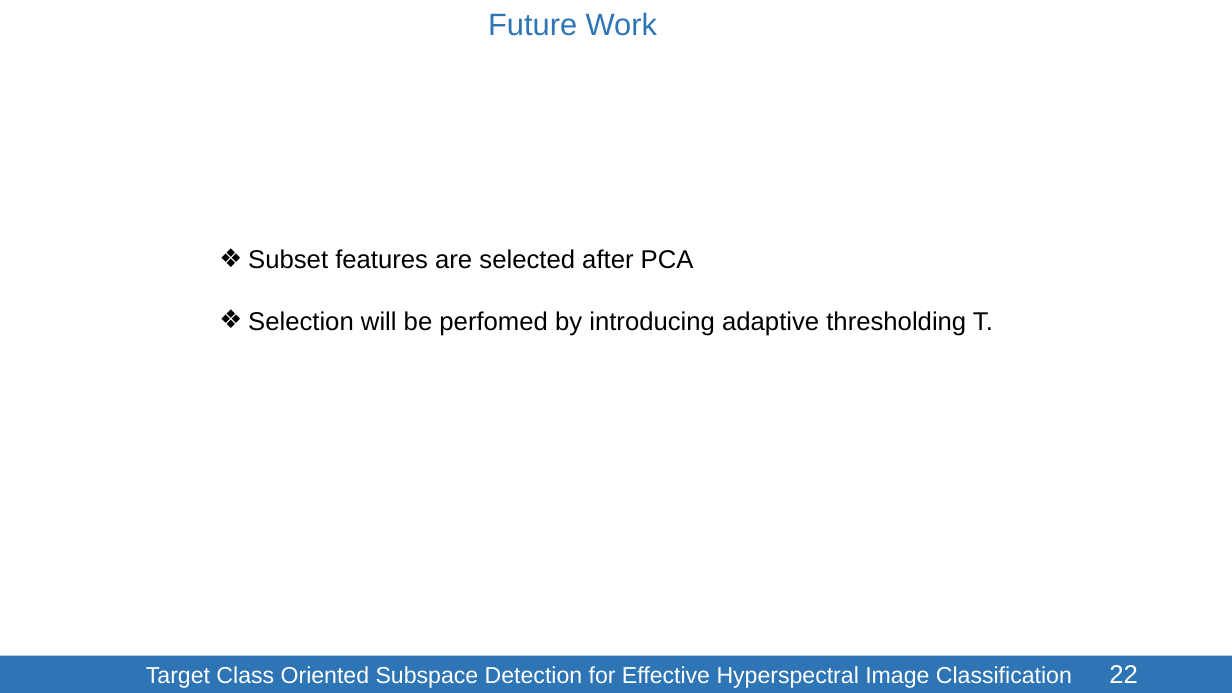
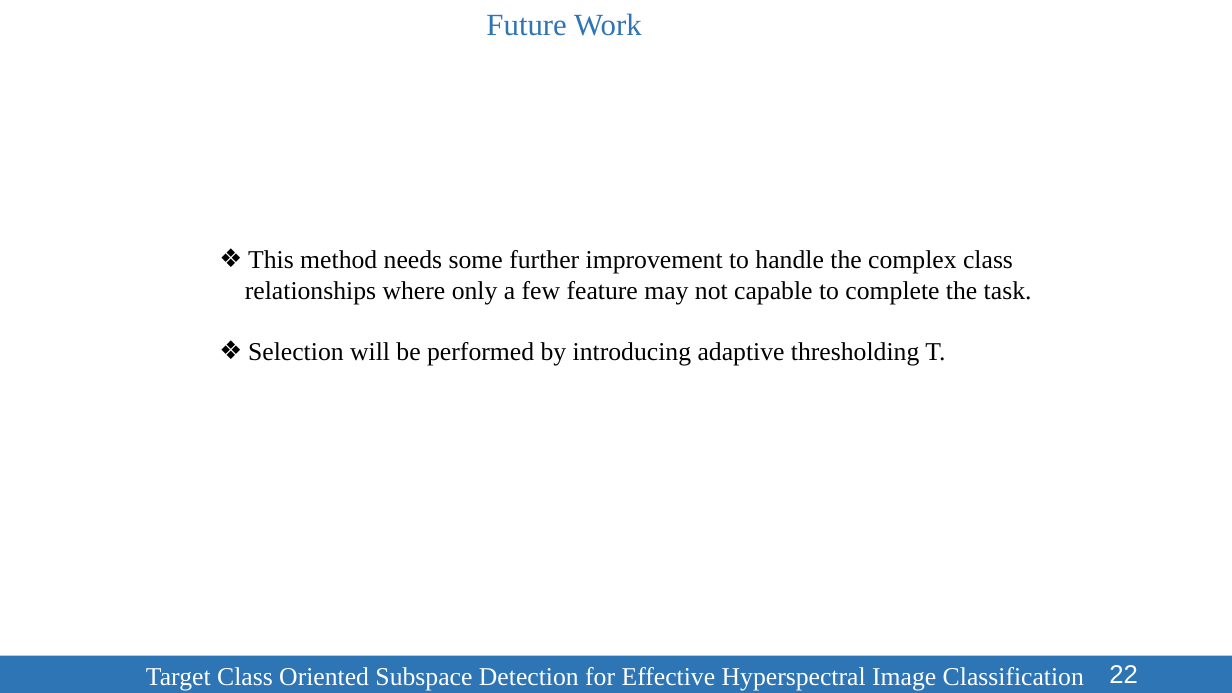
Before and after one commit to SleepyBrain/Remote-Sensing, a slide deck: slide 22 of Presentation/TCOSD-123086.pptx. Drawn at 1232x693 pixels with LibreOffice and Linux fonts; fonts in the diff are those of the drawing. Boxes give left, top, right and bottom in pixels: in the first picture for what was removed or moved away, otherwise in the second. Text is boxed around its words. In the diff, an @@ line names an element or a change of style, - is before the commit and + after.

```diff
--- a/Presentation/TCOSD-123086.pptx
+++ b/Presentation/TCOSD-123086.pptx
@@ text "Future Work" at <box>486,13,642,36</box>: font Arial to Times New Roman @@
@@ text at <box>245,250,1032,366</box>: text changed; font Arial to Times New Roman @@
-❖ Subset features are selected after PCA
-❖ Selection will be perfomed by introducing adaptive thresholding T.
+❖ This method needs some further improvement to handle the complex class
+relationships where only a few feature may not capable to complete the task.
+❖ Selection will be performed by introducing adaptive thresholding T.
@@ rectangle "Target Class Oriented Subspace Detection ..." at <box>0,656,1232,693</box>: size 18 to 20 pt, font Arial to Times New Roman @@
```
Also in this commit, not shown: 9 other slides changed, 8 other files.
